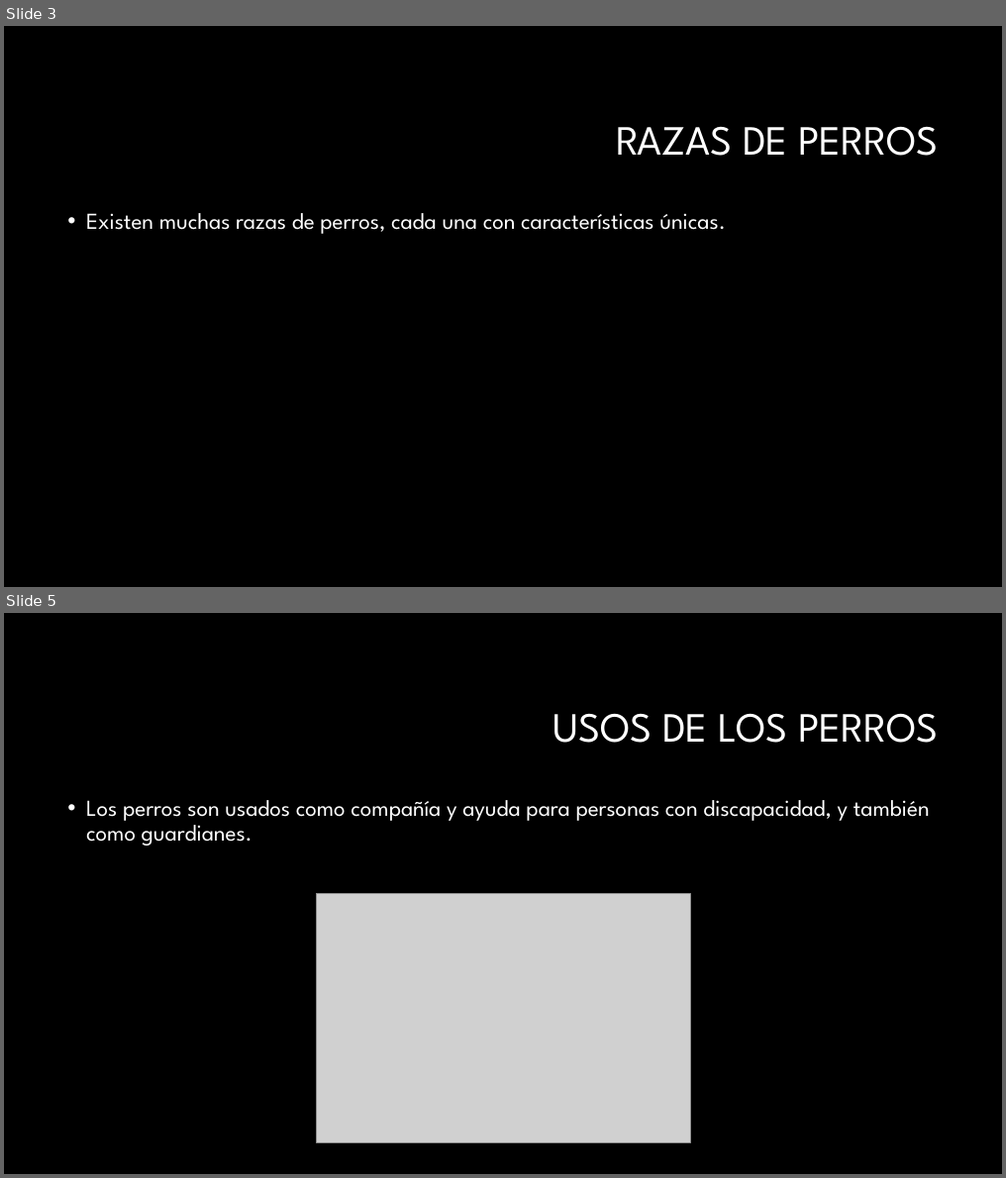
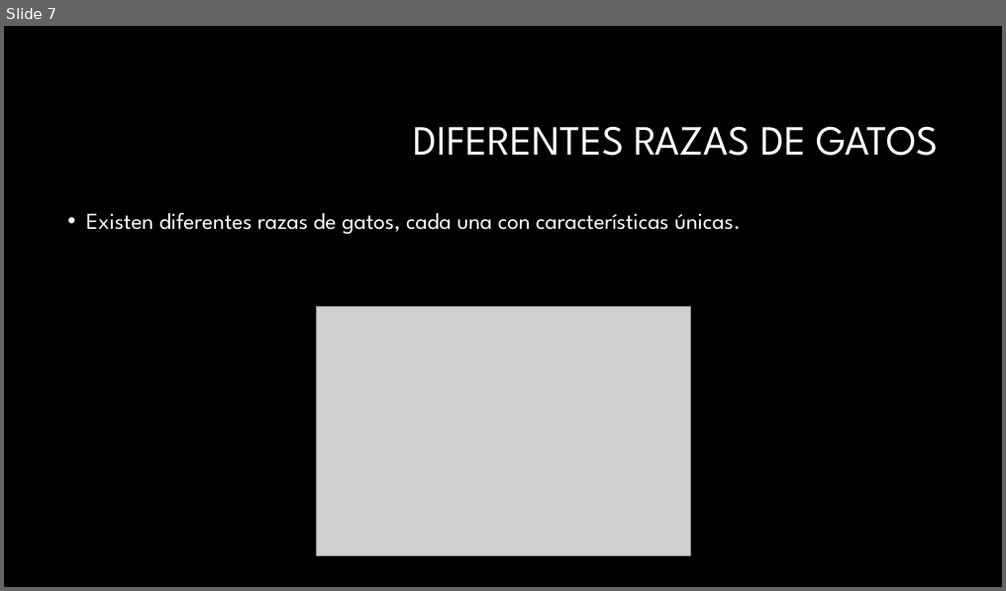
Before and after one commit to JorgeSotoAudelo/AI_PresentationGenerator, a slide deck: app/temp/output.pptx. Shown one above the other, each under a label of ours: slides 3 and 5 before the commit, slide 7 after it; the slides between them are not shown. The pictures are 1006x1178 and 1006x591 pixels, drawn with LibreOffice and Linux fonts; fonts in the diff are those of the drawing; grey boxes stand for pictures; background and template pictures are left out. Boxes give left, top, right and bottom in pixels: in the first picture for what was removed or moved away, otherwise in the second. Text is boxed around its words. In the diff, an @@ line names an element or a change of style, - is before the commit and + after.

```diff
--- a/app/temp/output.pptx
+++ b/app/temp/output.pptx
@@ slide 5 removed at box(4, 613, 1002, 1174), background #000000 @@
@@ title removed at box(553, 713, 938, 743) @@
-USOS DE LOS PERROS
@@ text removed at box(86, 800, 930, 846) @@
-• Los perros son usados como compañía y ayuda para personas con discapacidad, y también como guardianes.
@@ picture removed at box(316, 894, 690, 1143) @@
@@ what was slide 3 is now slide 7 @@
@@ slide 7 changed as well @@
@@ title at box(414, 126, 938, 156): text changed @@
-RAZAS DE PERROS
+DIFERENTES RAZAS DE GATOS
@@ text at box(86, 213, 741, 234): text changed @@
-• Existen muchas razas de perros, cada una con características únicas.
+• Existen diferentes razas de gatos, cada una con características únicas.
@@ picture added at box(316, 307, 690, 556) @@
```
Also in this commit, not shown: 3 other slides changed, 2 slides added, 1 other slide removed.
